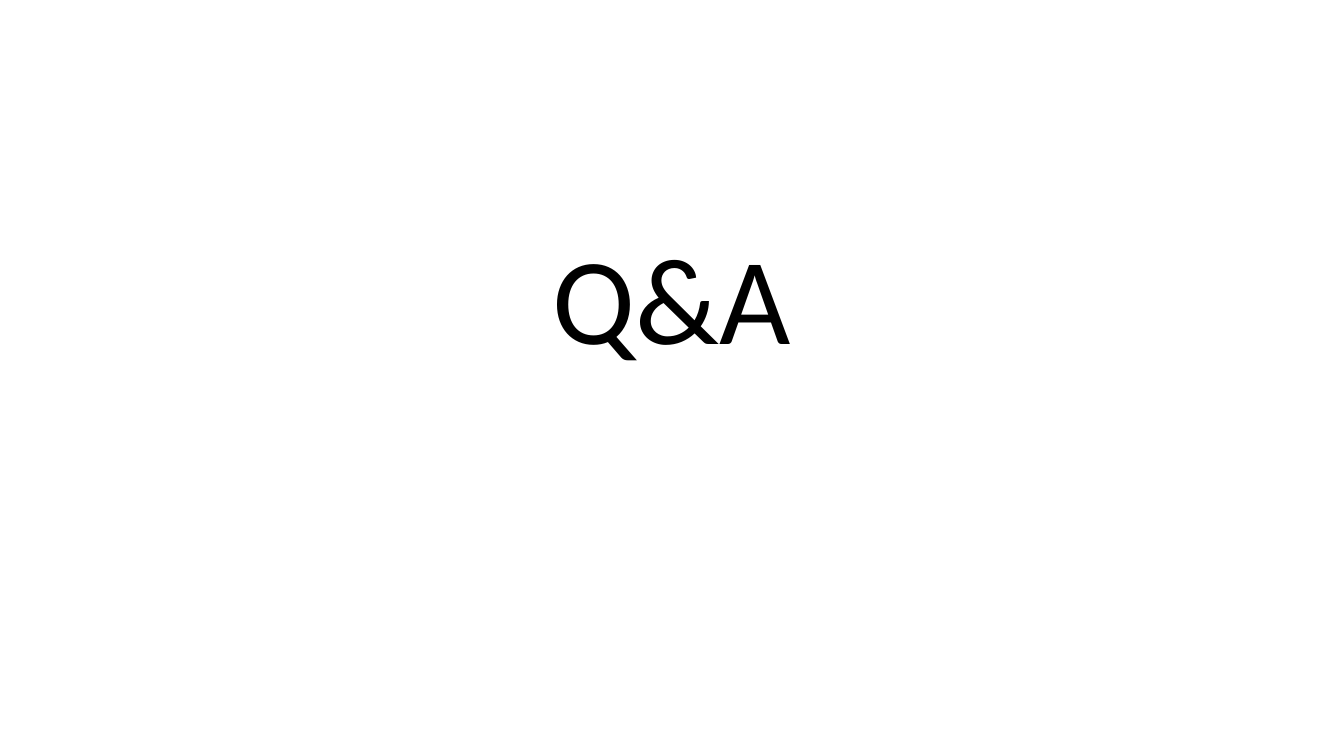
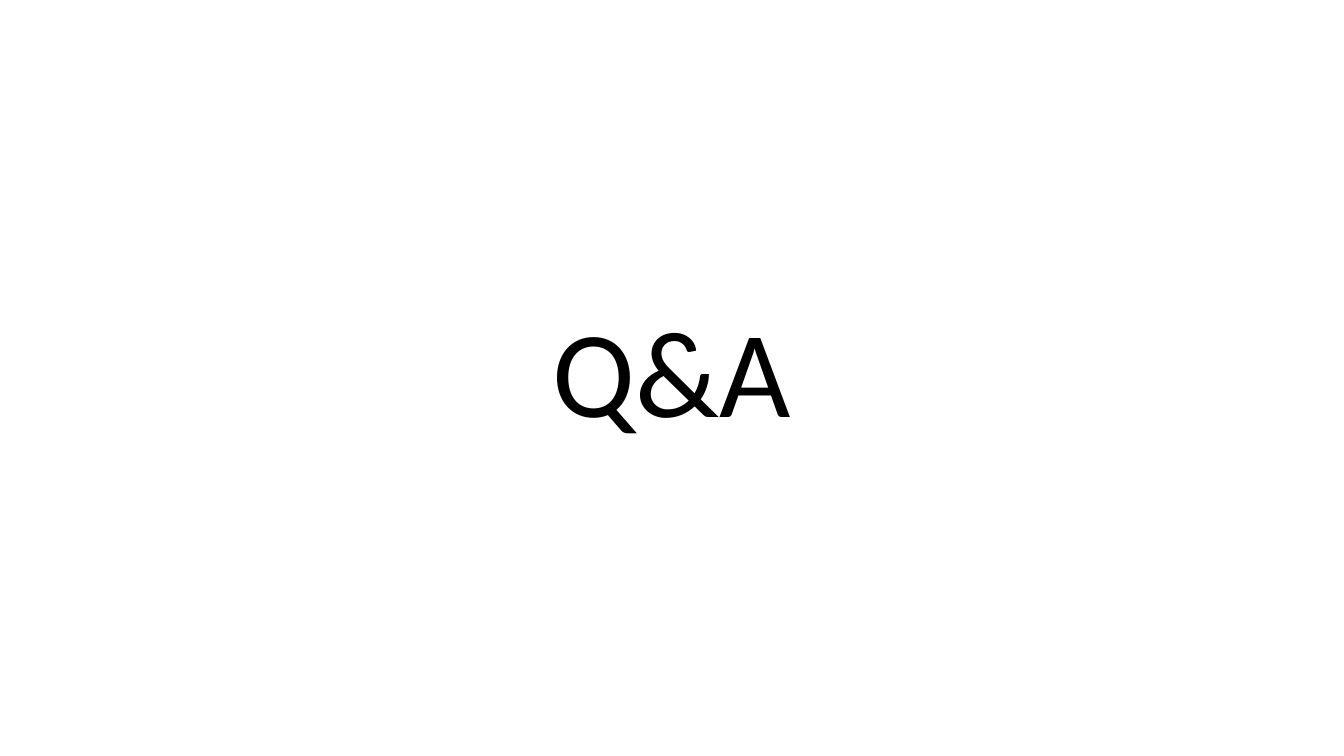
Before and after one commit to zatsepinvl/whatsclub, a slide deck: slide 11 of WhatsClub.pptx. Drawn at 1344x756 pixels with LibreOffice and Linux fonts; fonts in the diff are those of the drawing. Boxes give left, top, right and bottom in pixels: in the first picture for what was removed or moved away, otherwise in the second. Text is boxed around its words. In the diff, an @@ line names an element or a change of style, - is before the commit and + after.

```diff
--- a/WhatsClub.pptx
+++ b/WhatsClub.pptx
@@ title "Q&A": place and size @@
-title "Q&A" at [553, 260, 791, 361]
+title "Q&A" at [553, 333, 791, 434]
```
Also in this commit, not shown: 3 other slides changed, 4 slides added, 4 slides removed, 19 other files.
